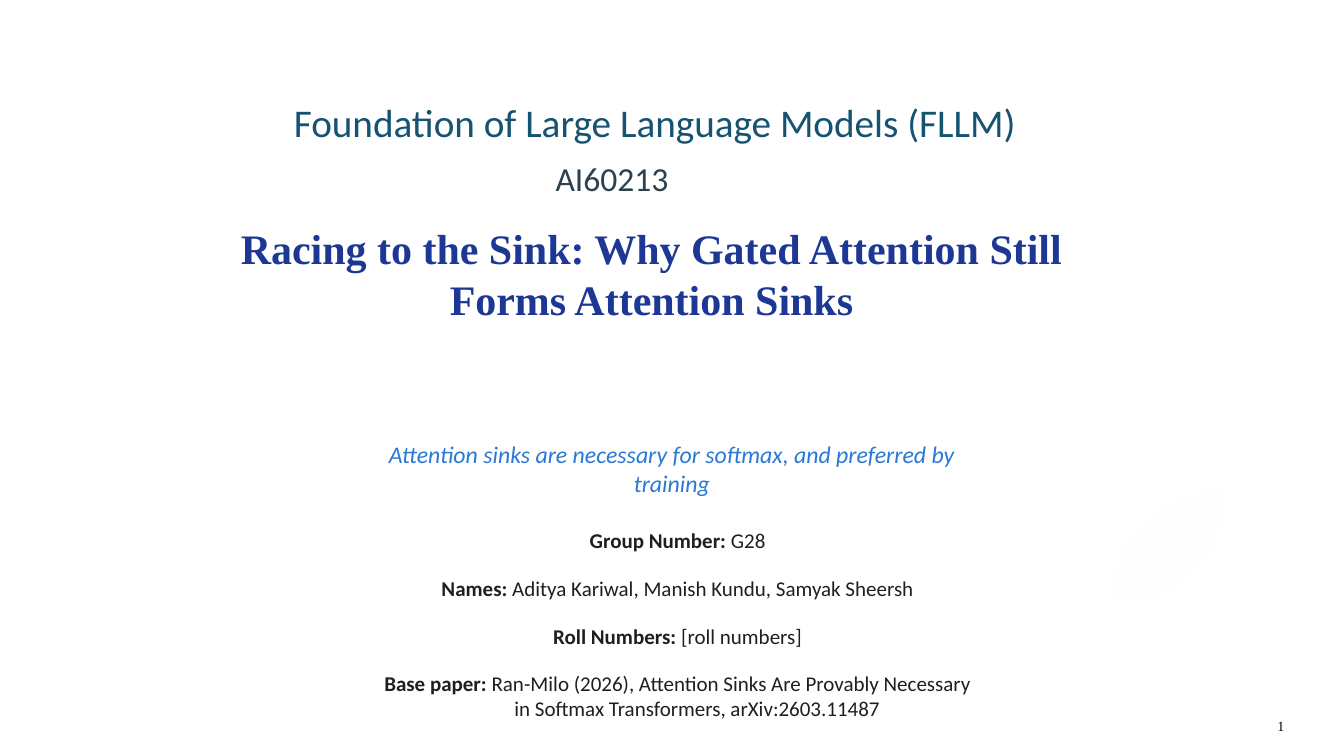
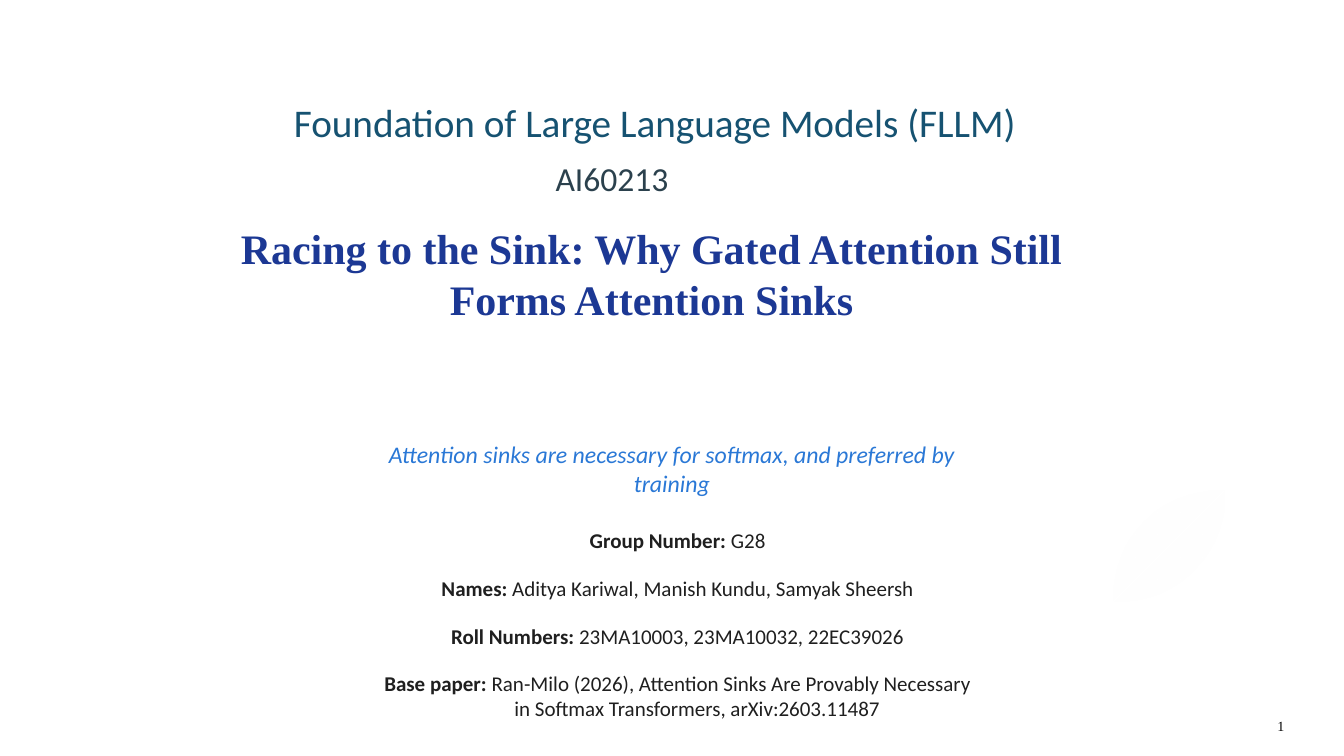
Before and after one commit to Adityakariwal/fllm-final-project, a slide deck: slide 1 of ppt/G28_presentation.pptx. Drawn at 1344x756 pixels with LibreOffice and Linux fonts; fonts in the diff are those of the drawing. Boxes give left, top, right and bottom in pixels: in the first picture for what was removed or moved away, otherwise in the second. Text is boxed around its words. In the diff, an @@ line names an element or a change of style, - is before the commit and + after.

```diff
--- a/ppt/G28_presentation.pptx
+++ b/ppt/G28_presentation.pptx
@@ subtitle at [451,629,904,647]: text changed @@
-Roll Numbers: [roll numbers]
+Roll Numbers: 23MA10003, 23MA10032, 22EC39026
```
Also in this commit, not shown: 2 other slides changed, 2 other files.
